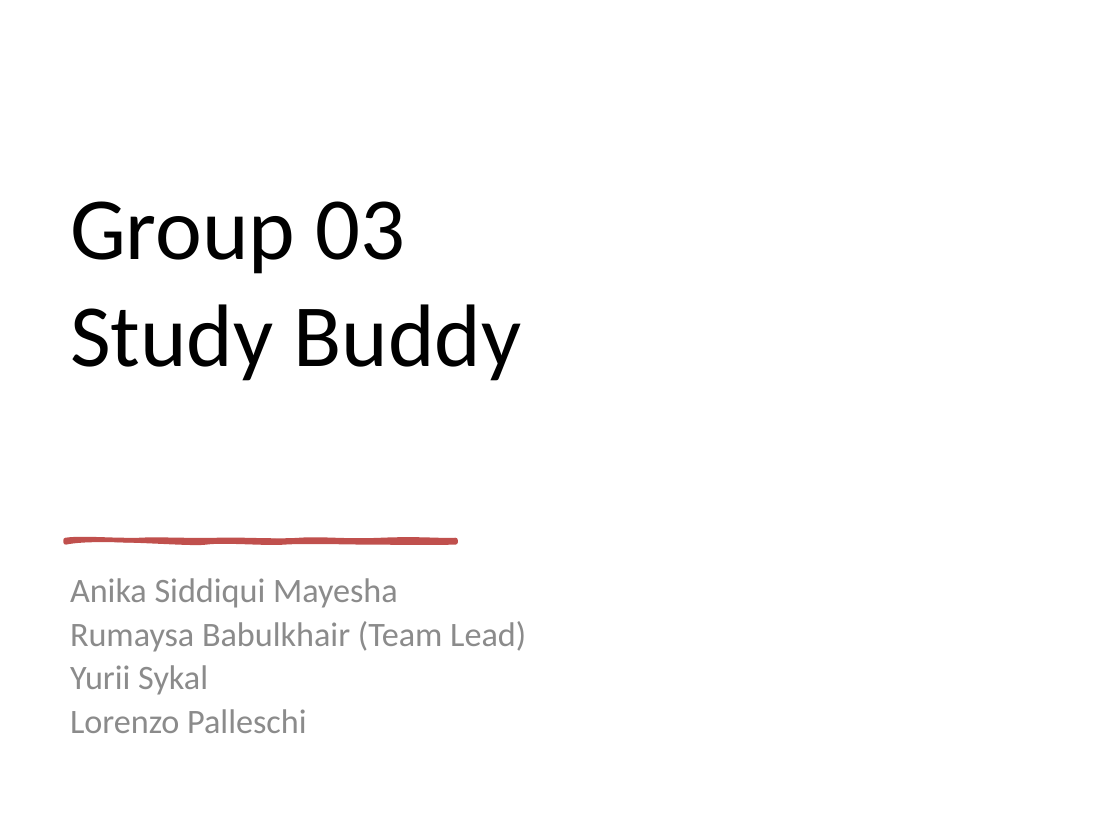
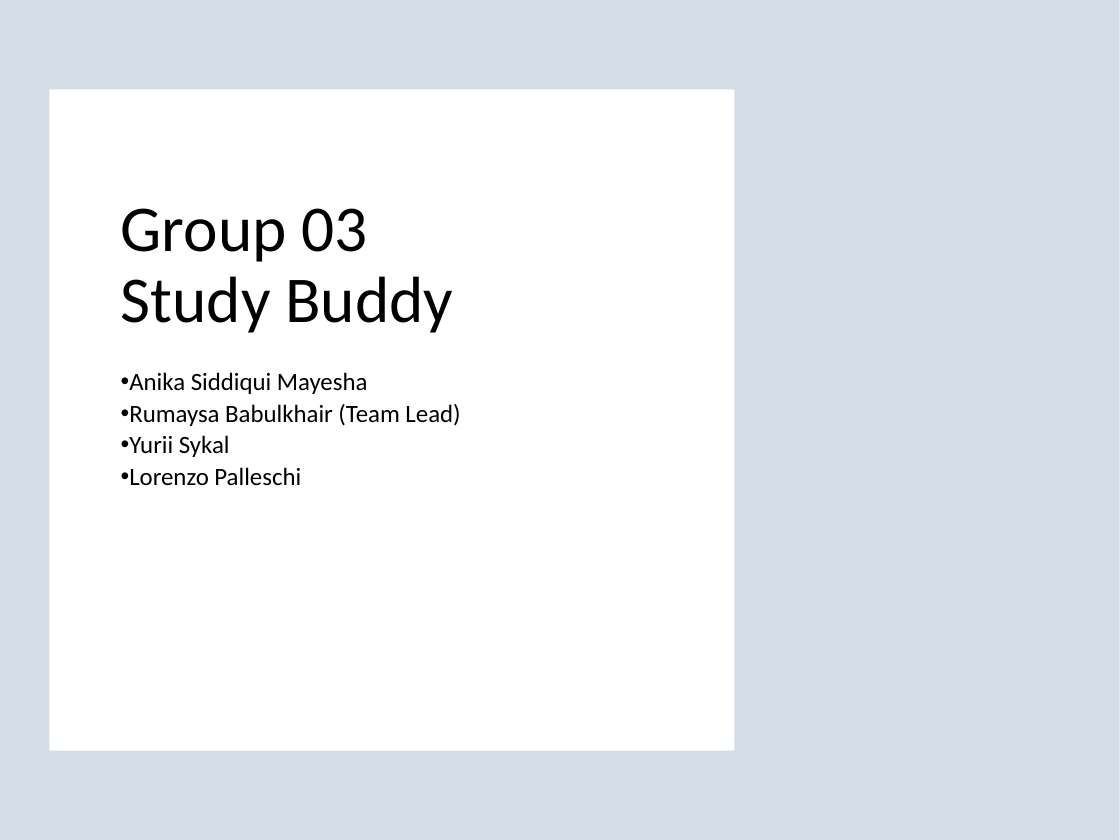
Before and after one commit to yuriiSY/Study-Buddy, a slide deck: slide 1 of Weekly Submissions/Week6/Week6.pptx. Drawn at 1120x840 pixels with LibreOffice and Linux fonts; fonts in the diff are those of the drawing; background and template pictures are left out. Boxes give left, top, right and bottom in pixels: in the first picture for what was removed or moved away, otherwise in the second. Text is boxed around its words. In the diff, an @@ line names an element or a change of style, - is before the commit and + after.

```diff
--- a/Weekly Submissions/Week6/Week6.pptx
+++ b/Weekly Submissions/Week6/Week6.pptx
@@ rectangle added at <box>0,0,1120,840</box>, fill #EEECE1 at 50% opacity @@
@@ rectangle added at <box>0,0,1120,840</box>, fill #4F81BD at 20% opacity @@
@@ rectangle added at <box>49,90,735,752</box>, fill #FFFFFF @@
@@ title "Group 03 Study Buddy": place and size @@
-title "Group 03 Study Buddy" at <box>70,201,522,381</box>
+title "Group 03 Study Buddy" at <box>121,208,453,333</box>
@@ title "Group 03 Study Buddy" at <box>121,208,453,333</box>: size 57 to 42 pt; line spacing 1 to 0.9; vertical alignment middle to bottom @@
@@ subtitle "Anika Siddiqui Mayesha": place and size @@
-subtitle "Anika Siddiqui Mayesha" at <box>70,578,526,733</box>
+subtitle "Anika Siddiqui Mayesha" at <box>129,372,460,485</box>
@@ subtitle "Anika Siddiqui Mayesha" at <box>129,372,460,485</box>: size 22 to 16 pt, text colour #8C8C8C to #000000; bullet none to •; less space between paragraphs @@
@@ freeform shape removed at <box>66,540,456,542</box> @@
```
Also in this commit, not shown: 3 other slides changed.
